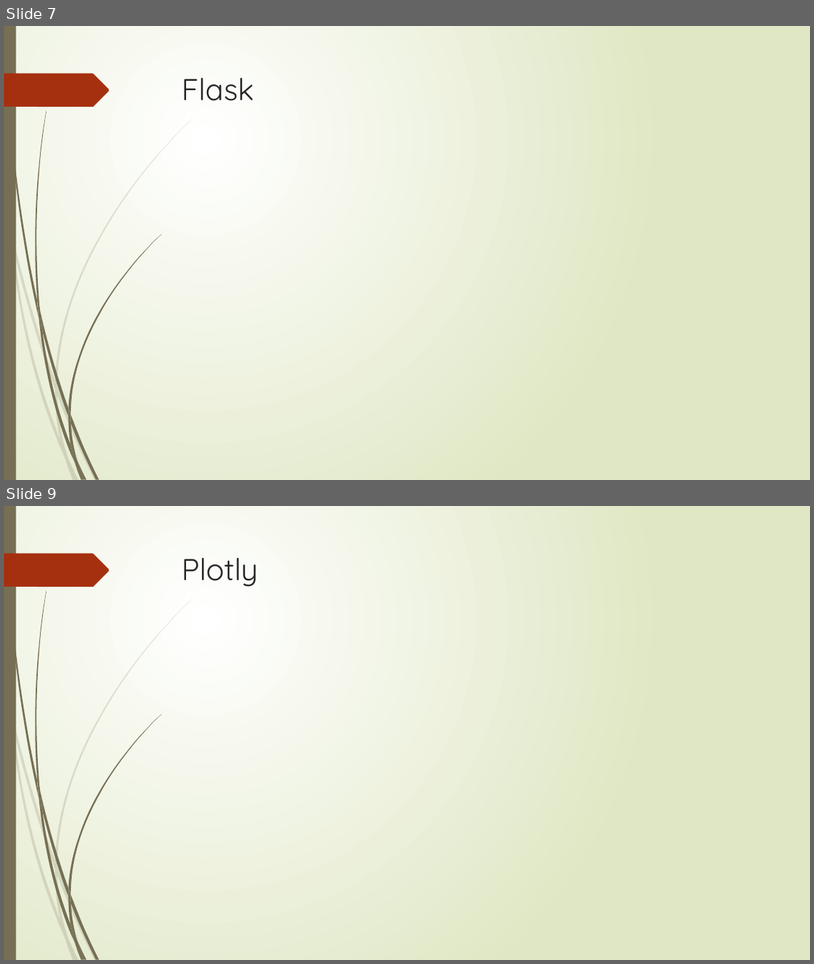
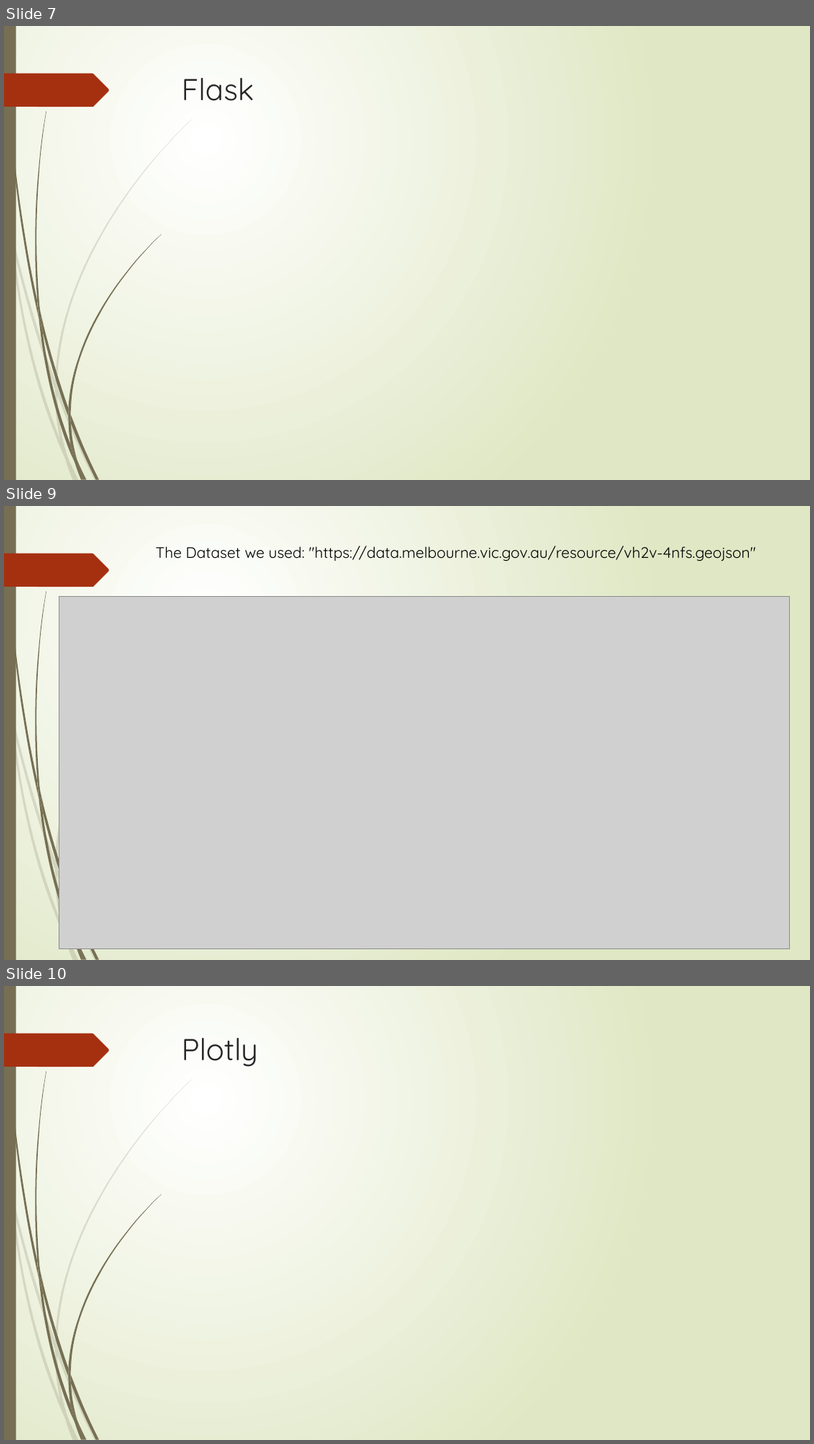
Before and after one commit to Rishi0406/project_2, a slide deck: Presentation1.pptx. Shown one above the other, each under a label of ours: slides 7 and 9 before the commit, slides 7, 9 and 10 after it; the slides between them are not shown. The pictures are 814x964 and 814x1444 pixels, drawn with LibreOffice and Linux fonts; fonts in the diff are those of the drawing; grey boxes stand for pictures. Boxes give left, top, right and bottom in pixels: in the first picture for what was removed or moved away, otherwise in the second. Text is boxed around its words. In the diff, an @@ line names an element or a change of style, - is before the commit and + after.

```diff
--- a/Presentation1.pptx
+++ b/Presentation1.pptx
@@ slide 9 added at (4,506,810,960), background gradient #FFFFFF to #DFE8C4; not listed: 21 template elements that a slide beside it also shows @@
@@ text added at (156,546,756,561), 18 pt, text #000000 @@
+The Dataset we used: "https://data.melbourne.vic.gov.au/resource/vh2v-4nfs.geojson"
@@ picture added at (59,596,790,949) @@
@@ what was slide 9 is now slide 10 @@
```
Also in this commit, not shown: 1 other slide added, 1 slide removed.
